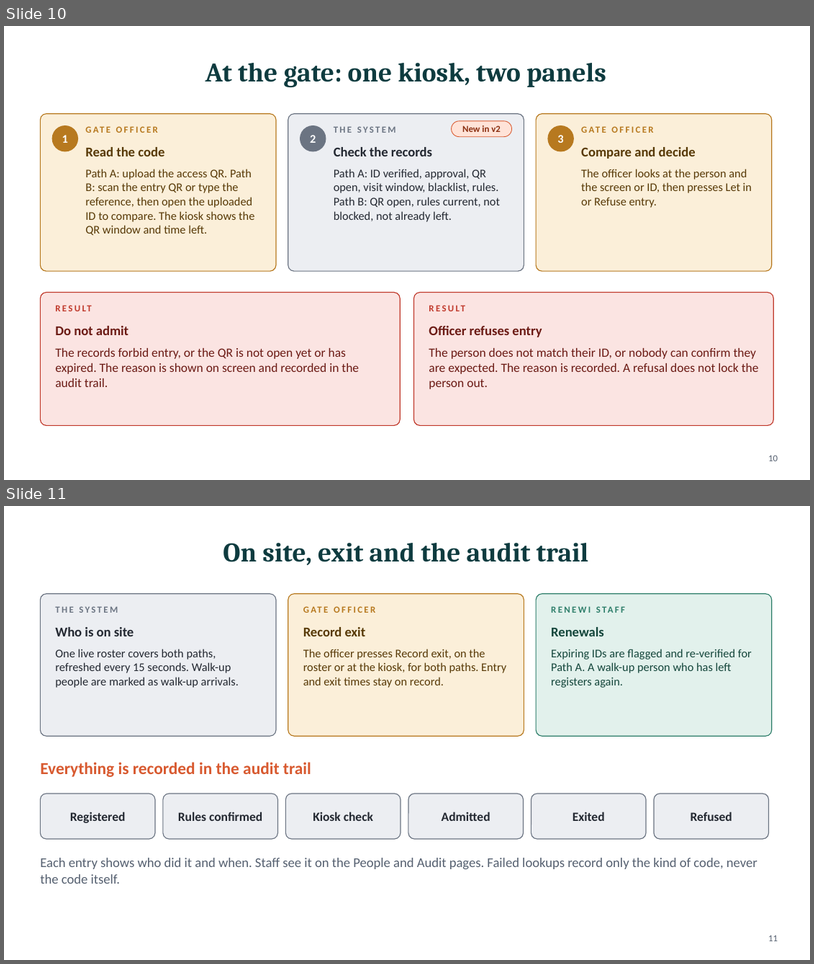
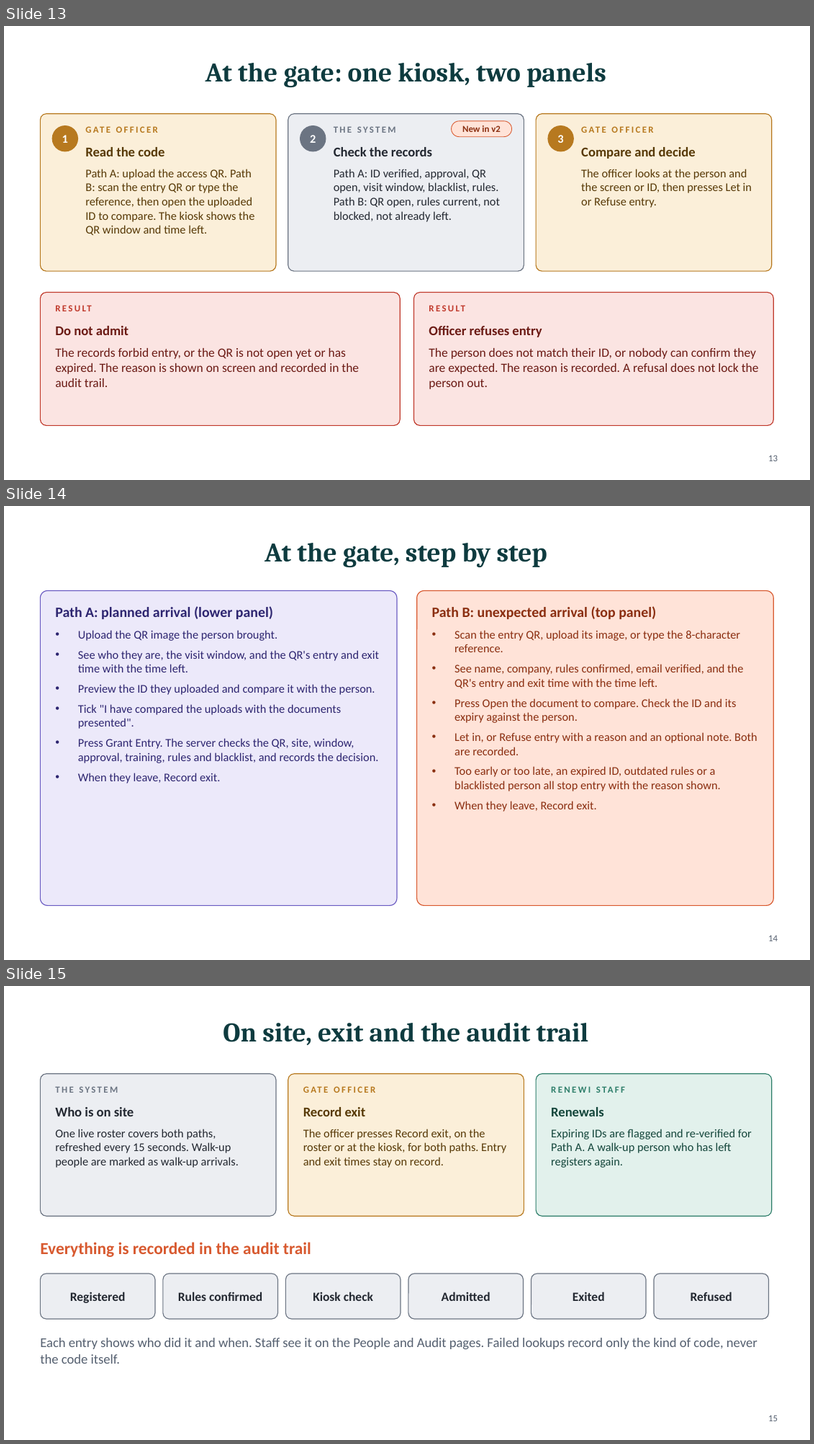
Before and after one commit to Sharon-dt3/vlaardingen_contractor_access, a slide deck: v2/docs/Site-Access-V2-Deck.pptx. Shown one above the other, each under a label of ours: slides 10 and 11 before the commit, slides 13, 14 and 15 after it. The pictures are 814x964 and 814x1444 pixels, drawn with LibreOffice and Linux fonts; fonts in the diff are those of the drawing. Boxes give left, top, right and bottom in pixels: in the first picture for what was removed or moved away, otherwise in the second. Text is boxed around its words. In the diff, an @@ line names an element or a change of style, - is before the commit and + after.

```diff
--- a/v2/docs/Site-Access-V2-Deck.pptx
+++ b/v2/docs/Site-Access-V2-Deck.pptx
@@ slide 14 added at bbox=[4, 506, 810, 960], background #FFFFFF @@
@@ title added at bbox=[265, 543, 548, 568], 32 pt, text #0E3B3F, bold @@
+At the gate, step by step
@@ rounded rectangle added at bbox=[40, 591, 397, 906], fill #ECE9FA, outline #6A5BC2 1 pt @@
@@ rounded rectangle added at bbox=[417, 591, 774, 906], fill #FFE3D8, outline #D85A30 1 pt @@
@@ text added at bbox=[55, 606, 273, 619], 17 pt, text #2D2570, bold @@
+Path A: planned arrival (lower panel)
@@ text added at bbox=[432, 606, 656, 619], 17 pt, text #8A2E10, bold @@
+Path B: unexpected arrival (top panel)
@@ text added at bbox=[78, 630, 379, 783], 14 pt, text #2D2570 @@
+• Upload the QR image the person brought.
+• See who they are, the visit window, and the QR's entry and exit time with the time left.
+• Preview the ID they uploaded and compare it with the person.
+• Tick "I have compared the uploads with the documents presented".
+• Press Grant Entry. The server checks the QR, site, window, approval, training, rules and blacklist, and records the decision.
+• When they leave, Record exit.
@@ text added at bbox=[455, 630, 758, 811], 14 pt, text #8A2E10 @@
+• Scan the entry QR, upload its image, or type the 8-character reference.
+• See name, company, rules confirmed, email verified, and the QR's entry and exit time with the time left.
+• Press Open the document to compare. Check the ID and its expiry against the person.
+• Let in, or Refuse entry with a reason and an optional note. Both are recorded.
+• Too early or too late, an expired ID, outdated rules or a blacklisted person all stop entry with the reason shown.
+• When they leave, Record exit.
@@ page number added at bbox=[769, 935, 778, 941], 11 pt, text #556070 @@
+14
@@ what was slide 10 is now slide 13 @@
@@ page number at bbox=[769, 454, 778, 461]: text changed @@
-10
+13
@@ what was slide 11 is now slide 15 @@
@@ page number at bbox=[769, 1415, 778, 1421]: text changed @@
-11
+15
```
Also in this commit, not shown: 3 slides changed, 10 other slides added.
